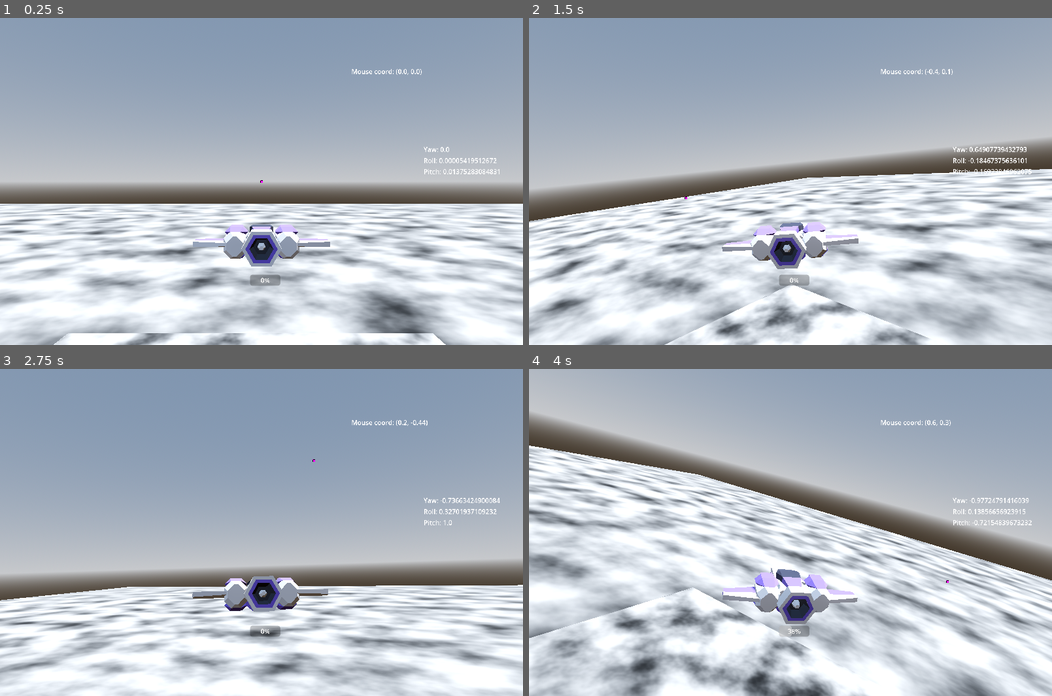
Above: before the commit, frames 1-4 (two rows, left to right).
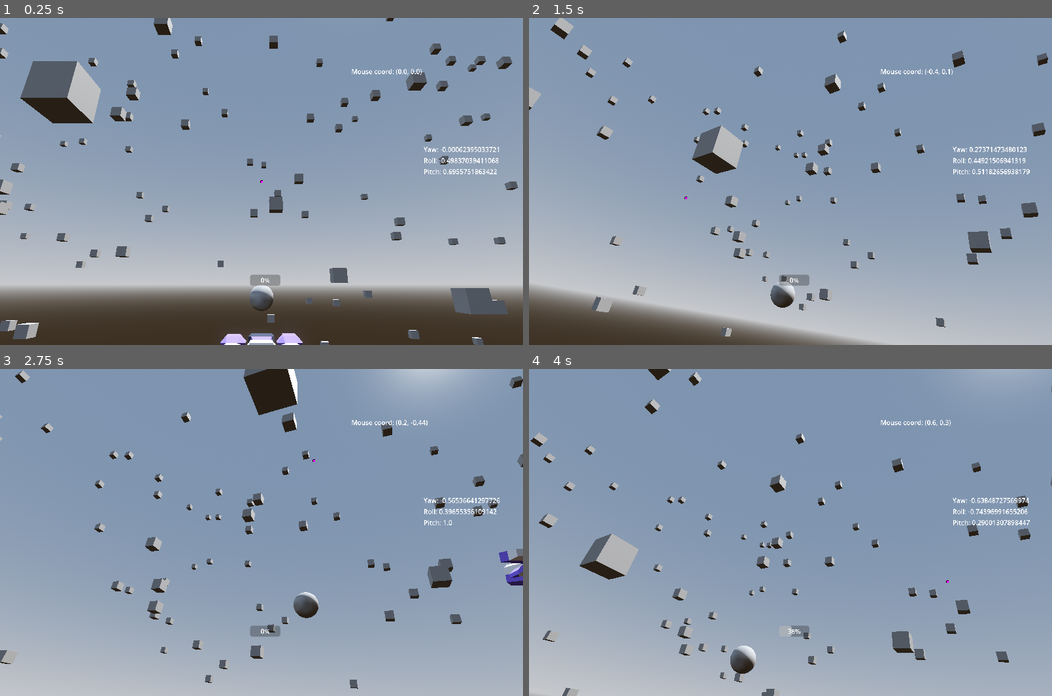
Above: after the commit, the same moments.

Repository: cgorto/space-ships
Game: Godot game, scene res://scenes/test_scene.tscn
Two runs of this game, one before a commit and one after it. Both use one fixed random seed, a clock stepped at 60 frames per second and the inputs below.
Inputs (mouse positions are in pixels of both pictures, inside the frame that each line leads up to):
- Up to frame 1 (0.25 s): no input
- Up to frame 2 (1.5 s): move the mouse to (905, 165) at 0.52 s; hold D (move_right) 0.53-1.28 s; move the mouse to (685, 197) at 1.27 s; hold S (move_backward) from 1.28 s (still down)
- Up to frame 3 (2.75 s): move the mouse to (313, 460) at 2.02 s; release S (move_backward) at 2.03 s; hold D (move_right) from 2.03 s (still down)
- Up to frame 4 (4 s): move the mouse to (764, 597) at 2.77 s; release D (move_right) at 2.78 s; hold W (move_forward) 2.78-3.53 s; move the mouse to (947, 581) at 3.52 s; hold A (move_left) from 3.53 s (still down)

The runs differ from the first frame. In frame 1, 69% of the frame differs, in the area x 0-100%, y 0-100%; in frame 2, 73%; in frame 3, 61%; in frame 4, 85%.

Commit message:
looking at point is correct

Diff:
--- /dev/null
+++ b/scenes/csg_mesh_3d.tscn
@@ -0,0 +1,7 @@
+[gd_scene load_steps=2 format=3 uid="uid://yl7uwjkjbml"]
+
+[sub_resource type="BoxMesh" id="BoxMesh_e5rhn"]
+size = Vector3(5, 5, 5)
+
+[node name="CSGMesh3D" type="CSGMesh3D"]
+mesh = SubResource("BoxMesh_e5rhn")
--- /dev/null
+++ b/scenes/game_object/ship/csg_mesh_3d.gd
@@ -0,0 +1,10 @@
+extends CSGMesh3D
+
+var counter: float = 0
+
+func _physics_process(delta: float) -> void:
+	counter += delta
+
+	if counter > 1:
+		print(global_position)
+		counter = 0
--- a/scenes/game_object/ship/ship.tscn
+++ b/scenes/game_object/ship/ship.tscn
@@ -1,9 +1,14 @@
-[gd_scene load_steps=7 format=3 uid="uid://c8ps4kffu7ucb"]
+[gd_scene load_steps=9 format=3 uid="uid://c8ps4kffu7ucb"]
 
 [ext_resource type="ArrayMesh" uid="uid://fsyy7f8h42iq" path="res://assets/player_ship.obj" id="1_h3ck2"]
 [ext_resource type="Script" path="res://scenes/game_object/ship/ship.gd" id="1_i8rlt"]
 [ext_resource type="Script" path="res://scenes/game_object/ship/ship_input.gd" id="3_44wn0"]
 [ext_resource type="Script" path="res://scenes/game_object/ship/ship_physics.gd" id="3_fcr5x"]
+[ext_resource type="Script" path="res://scenes/game_object/ship/csg_mesh_3d.gd" id="3_g316e"]
+
+[sub_resource type="SphereMesh" id="SphereMesh_3sdwg"]
+radius = 5.0
+height = 10.0
 
 [sub_resource type="CapsuleShape3D" id="CapsuleShape3D_1ua5q"]
 radius = 0.636094
@@ -25,6 +30,14 @@
 [node name="MeshInstance3D" type="MeshInstance3D" parent="Visual"]
 transform = Transform3D(-2.97, 0, -4.48458e-07, 0, 2.97, 0, 4.48458e-07, 0, -2.97, 0, -0.5, 0)
 mesh = ExtResource("1_h3ck2")
+
+[node name="RayCast3D" type="RayCast3D" parent="Visual"]
+target_position = Vector3(0, 0, -100)
+
+[node name="CSGMesh3D" type="CSGMesh3D" parent="Visual"]
+transform = Transform3D(1, 0, 0, 0, 1, 0, 0, 0, 1, 0, 0, -100)
+mesh = SubResource("SphereMesh_3sdwg")
+script = ExtResource("3_g316e")
 
 [node name="CollisionShape3D" type="CollisionShape3D" parent="."]
 transform = Transform3D(1, 0, 0, 0, -4.37114e-08, -1, 0, 1, -4.37114e-08, 0, 0, -0.634606)
--- a/scenes/game_object/ship_camera/camera_rig.gd
+++ b/scenes/game_object/ship_camera/camera_rig.gd
@@ -9,8 +9,10 @@
 @export var vertical_turn_up_angle: float = deg_to_rad(60)
 @export var vertical_turn_down_angle: float = deg_to_rad(45)
 
-@onready var camera: Node3D = $LookAheadRig/MainCamera
+@onready var camera: Node3D = $LookAheadRig/MainCamera/Camera3D
 @onready var look_ahead_rig: Node3D = $LookAheadRig
+
+var counter:float = 0
 
 func _physics_process(delta: float) -> void:
 	move_camera(delta)
@@ -42,11 +44,14 @@
 	var target_rotation: Basis = Basis.from_euler(Vector3(-vertical,-horizontal,0))
 	look_ahead_rig.basis = look_ahead_rig.basis.slerp(target_rotation, smooth_speed * delta)
 
-	var up: Vector3 = transform.basis.y
+	var up: Vector3 = global_transform.basis.y
 
-	if (mouse_screen.x < (screen_size.x * .6) and (mouse_screen.x > screen_size.x * .6)):
-		up = ship.basis.y
 
-	var lookahead_pos: Vector3 = to_local(ship.global_position -ship.global_transform.basis.z * 100)
-	#camera.look_at(camera.to_local(lookahead_pos,look_ahead_rig.global_transform.basis.y))
-	camera.transform.basis = camera.transform.basis.looking_at(lookahead_pos, up)
+	var lookahead_pos: Vector3 = ship.global_position-(ship.global_transform.basis.z * 100)
+	counter += delta
+	if counter > 1:
+		print("Look ahead: " + str(-ship.global_transform.basis.z * 100))
+		print("THIS ONE" + str(lookahead_pos))
+		counter = 0
+	#camera.look_at(camera.to_local(lookahead_pos))
+	camera.global_basis = camera.transform.basis.looking_at(lookahead_pos, up)
--- /dev/null
+++ b/scenes/test_scene.gd
@@ -0,0 +1,10 @@
+extends Node3D
+
+@onready var box: PackedScene = preload("res://scenes/csg_mesh_3d.tscn")
+
+func _ready() -> void:
+	var box_scale: int = 500
+	for i in 500:
+		var new_box: Node3D = box.instantiate()
+		new_box.position = Vector3(500 *randf() -250, 500 *randf() -250, 500 *randf() -250)
+		add_child(new_box)
--- a/scenes/test_scene.tscn
+++ b/scenes/test_scene.tscn
@@ -1,7 +1,9 @@
-[gd_scene load_steps=13 format=3 uid="uid://bsd7eynfdxon4"]
+[gd_scene load_steps=8 format=3 uid="uid://bsd7eynfdxon4"]
 
 [ext_resource type="PackedScene" uid="uid://c8ps4kffu7ucb" path="res://scenes/game_object/ship/ship.tscn" id="1_45yrv"]
+[ext_resource type="Script" path="res://scenes/test_scene.gd" id="1_iuwce"]
 [ext_resource type="PackedScene" uid="uid://diw52h5jif8v2" path="res://scenes/game_object/ship_camera/camera_rig.tscn" id="2_mr3ih"]
+[ext_resource type="PackedScene" uid="uid://yl7uwjkjbml" path="res://scenes/csg_mesh_3d.tscn" id="4_u7a81"]
 
 [sub_resource type="ProceduralSkyMaterial" id="ProceduralSkyMaterial_evedt"]
 sky_horizon_color = Color(0.64625, 0.65575, 0.67075, 1)
@@ -16,30 +18,8 @@
 tonemap_mode = 2
 glow_enabled = true
 
-[sub_resource type="FastNoiseLite" id="FastNoiseLite_uguy1"]
-
-[sub_resource type="NoiseTexture2D" id="NoiseTexture2D_iw1kg"]
-noise = SubResource("FastNoiseLite_uguy1")
-
-[sub_resource type="StandardMaterial3D" id="StandardMaterial3D_dullo"]
-albedo_texture = SubResource("NoiseTexture2D_iw1kg")
-
-[sub_resource type="FastNoiseLite" id="FastNoiseLite_lhxeq"]
-noise_type = 3
-
-[sub_resource type="NoiseTexture2D" id="NoiseTexture2D_xj1k3"]
-width = 3427
-height = 4277
-noise = SubResource("FastNoiseLite_lhxeq")
-
-[sub_resource type="StandardMaterial3D" id="StandardMaterial3D_ee4rn"]
-albedo_texture = SubResource("NoiseTexture2D_xj1k3")
-
-[sub_resource type="PlaneMesh" id="PlaneMesh_6b0un"]
-material = SubResource("StandardMaterial3D_ee4rn")
-size = Vector2(1000, 1000)
-
 [node name="TestScene" type="Node3D"]
+script = ExtResource("1_iuwce")
 
 [node name="DirectionalLight3D" type="DirectionalLight3D" parent="."]
 transform = Transform3D(-0.866023, -0.433016, 0.250001, 0, 0.499998, 0.866027, -0.500003, 0.749999, -0.43301, 0, 0, 0)
@@ -48,19 +28,13 @@
 [node name="WorldEnvironment" type="WorldEnvironment" parent="."]
 environment = SubResource("Environment_f7duf")
 
-[node name="CSGBox3D" type="CSGBox3D" parent="."]
-transform = Transform3D(1, 0, 0, 0, 1, 0, 0, 0, 1, -3, 0, -1)
-size = Vector3(99, 1, 99)
-material = SubResource("StandardMaterial3D_dullo")
-
 [node name="Ship" parent="." instance=ExtResource("1_45yrv")]
 transform = Transform3D(1, 0, 0, 0, 1, 0, 0, 0, 1, 0, 34.945, 0)
-
-[node name="MeshInstance3D" type="MeshInstance3D" parent="."]
-mesh = SubResource("PlaneMesh_6b0un")
 
 [node name="CameraRig" parent="." node_paths=PackedStringArray("ship") instance=ExtResource("2_mr3ih")]
 ship = NodePath("../Ship")
 fancy_cam = true
 
+[node name="CSGMesh3D" parent="." instance=ExtResource("4_u7a81")]
+
 [editable path="CameraRig"]
